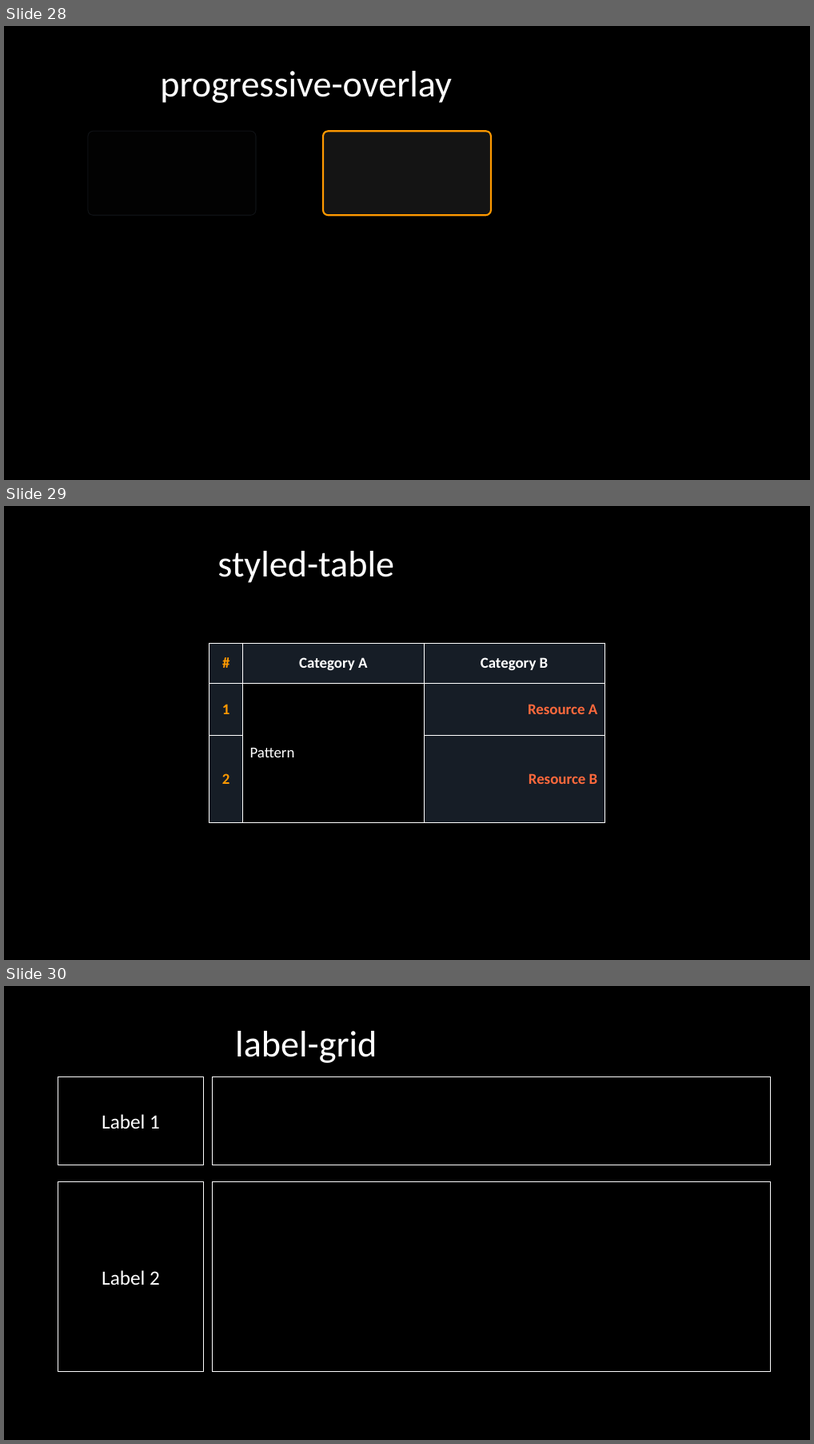
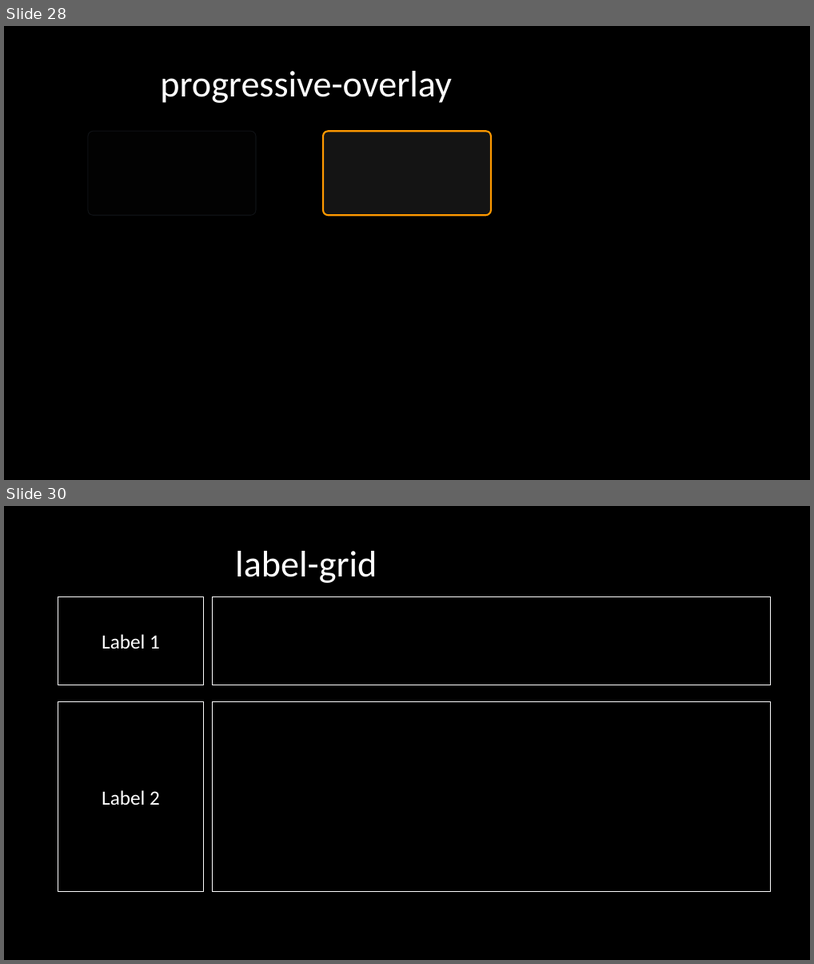
Before and after one commit to aws-samples/sample-spec-driven-presentation-maker, a slide deck: skill/references/examples/components.pptx. Shown one above the other, each under a label of ours: slides 28, 29 and 30 before the commit, slides 28 and 30 after it; the slides between them are not shown. The pictures are 814x1444 and 814x964 pixels, drawn with LibreOffice and Linux fonts; fonts in the diff are those of the drawing. Boxes give left, top, right and bottom in pixels: in the first picture for what was removed or moved away, otherwise in the second. Text is boxed around its words. In the diff, an @@ line names an element or a change of style, - is before the commit and + after.

```diff
--- a/skill/references/examples/components.pptx
+++ b/skill/references/examples/components.pptx
@@ slide 29 removed at (4,506,810,960), background #000000 @@
@@ title removed at (218,551,394,583) @@
-styled-table
@@ table removed at (210,643,606,822), 3 rows, 3 columns @@
-# | Category A | Category B
-1 | Pattern | Resource A
-2 |  | Resource B
```
Also in this commit, not shown: 1 slide added, 10 other files.
